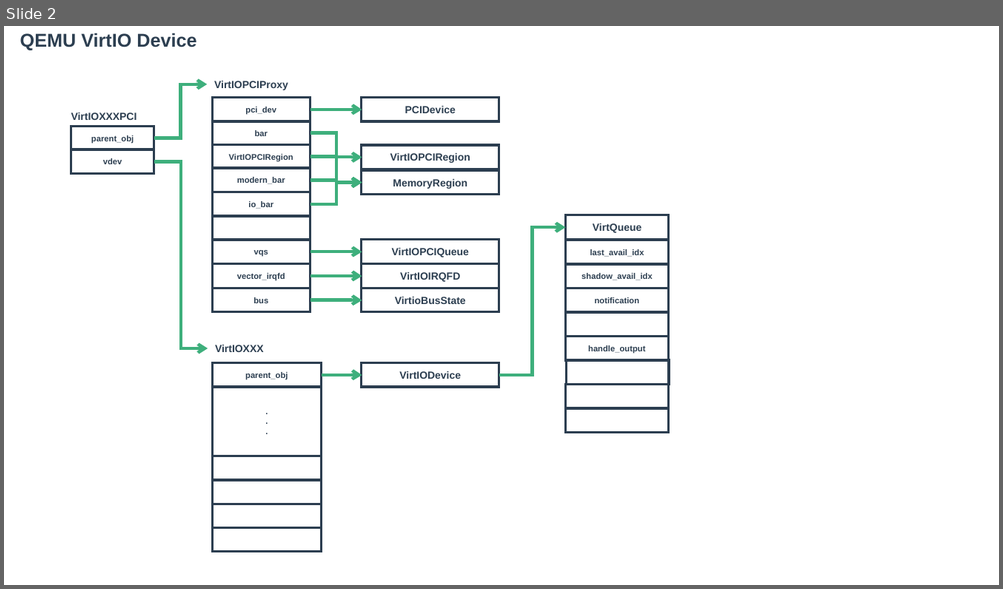
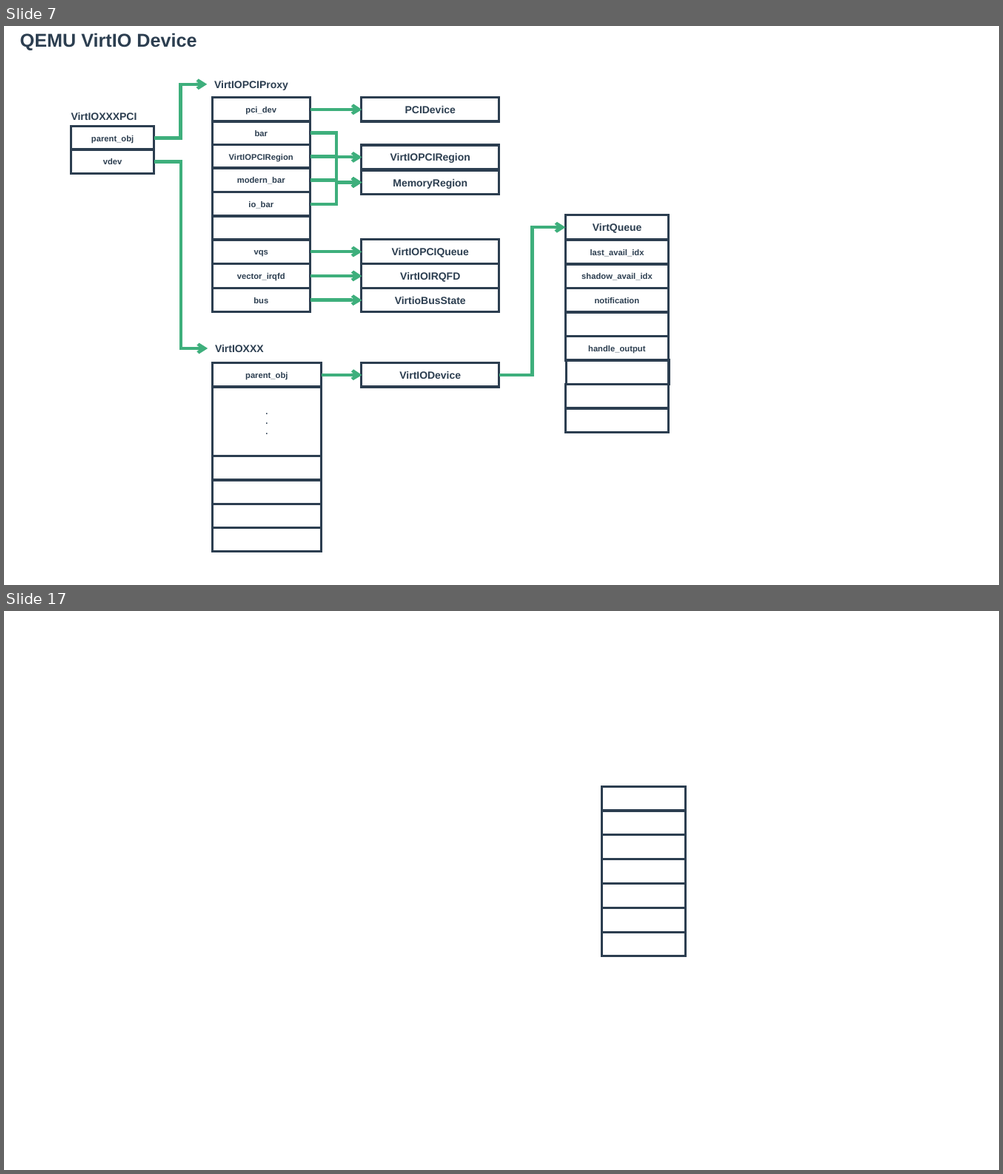
Before and after one commit to zaiqiang-dong/zaiqiang, a slide deck: picture/vitrualization/qemu/io/io.pptx. Shown one above the other, each under a label of ours: slide 2 before the commit, slides 7 and 17 after it; the slides between them are not shown. The pictures are 1003x589 and 1003x1174 pixels, drawn with LibreOffice and Linux fonts; fonts in the diff are those of the drawing. Boxes give left, top, right and bottom in pixels: in the first picture for what was removed or moved away, otherwise in the second. Text is boxed around its words. In the diff, an @@ line names an element or a change of style, - is before the commit and + after.

```diff
--- a/picture/vitrualization/qemu/io/io.pptx
+++ b/picture/vitrualization/qemu/io/io.pptx
@@ slide 17 added at box(4, 611, 999, 1170), background #FFFFFF @@
@@ rectangle added at box(602, 786, 686, 811), outline #2C3E50 2.25 pt @@
@@ rectangle added at box(602, 811, 686, 835), outline #2C3E50 2.25 pt @@
@@ rectangle added at box(602, 834, 686, 860), outline #2C3E50 2.25 pt @@
@@ rectangle added at box(602, 860, 686, 884), outline #2C3E50 2.25 pt @@
@@ rectangle added at box(602, 884, 686, 908), outline #2C3E50 2.25 pt @@
@@ rectangle added at box(602, 908, 686, 933), outline #2C3E50 2.25 pt @@
@@ rectangle added at box(602, 933, 686, 957), outline #2C3E50 2.25 pt @@
@@ what was slide 2 is now slide 7 @@
```
Also in this commit, not shown: 14 other slides added, 21 other files.
